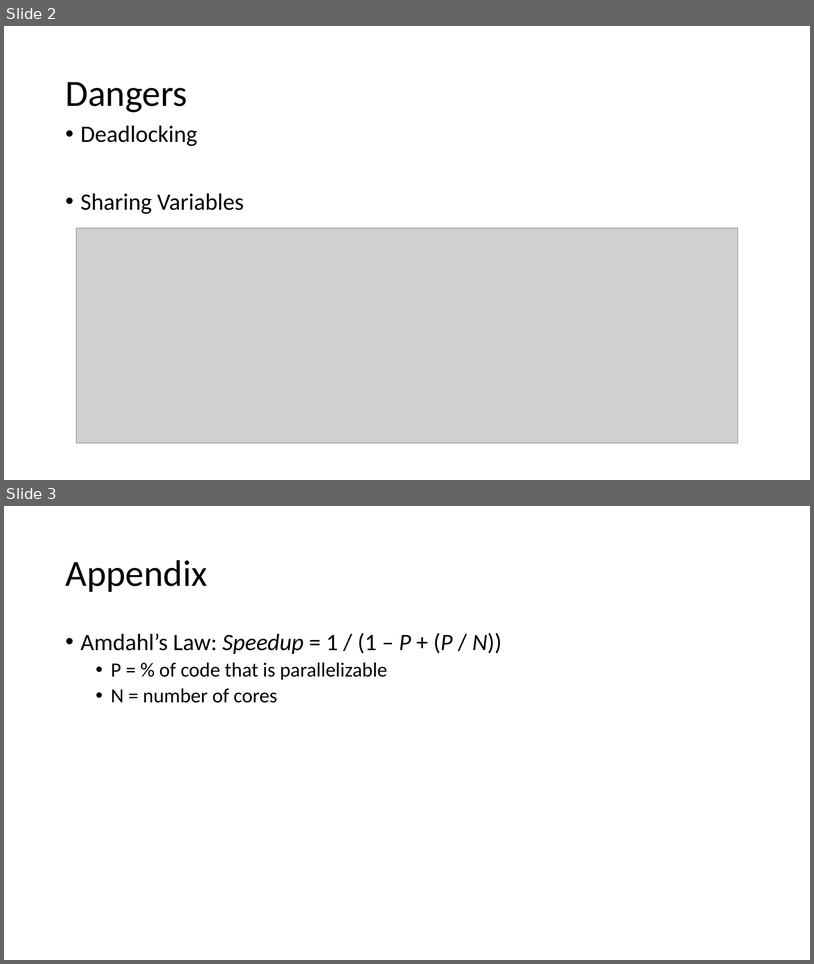
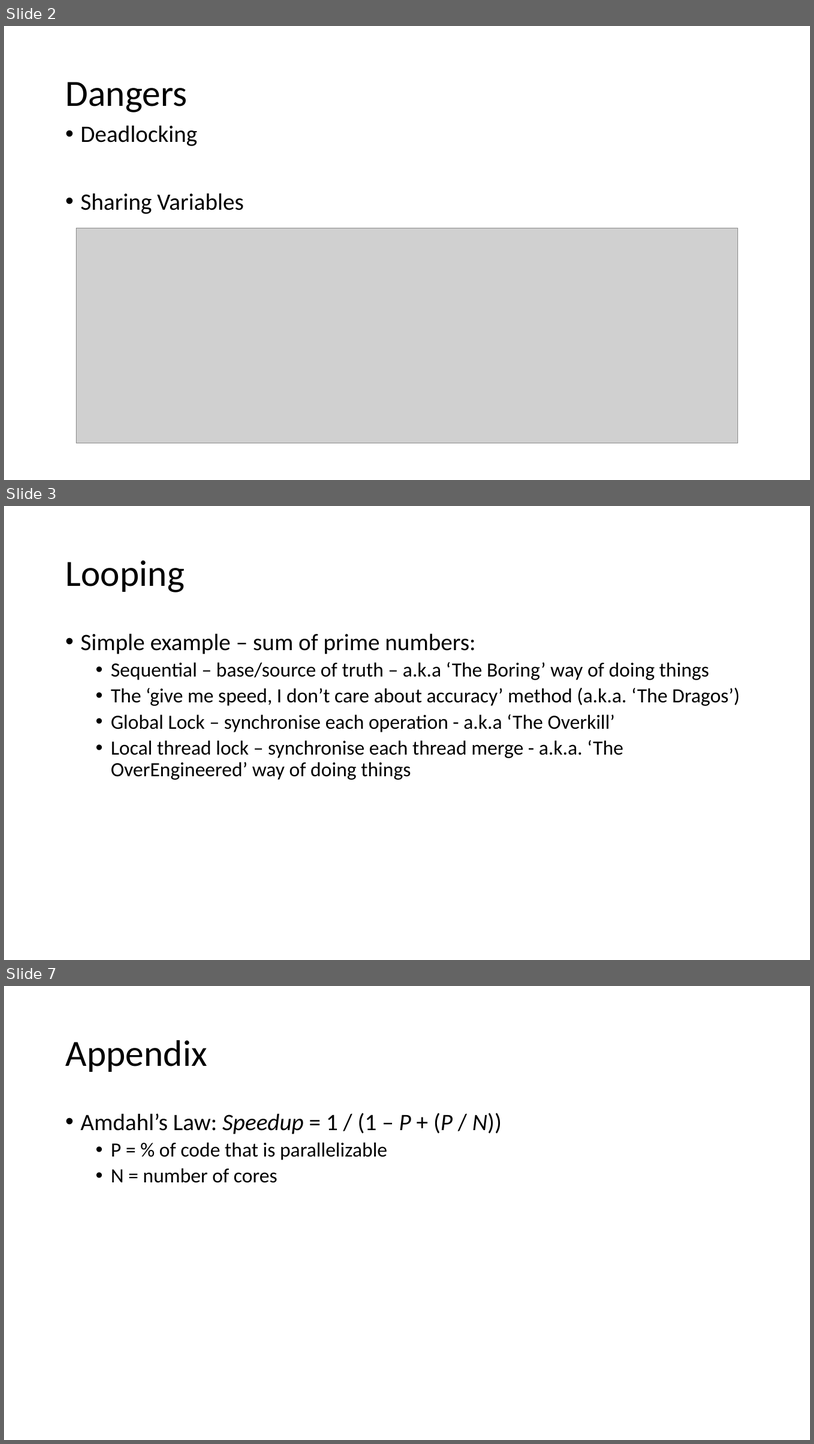
Before and after one commit to Ch3loo19/ConcurrencyDotNet, a slide deck: Concurrency/AdditionalInfo/SlidesDesu/GeekSlides.pptx. Shown one above the other, each under a label of ours: slides 2 and 3 before the commit, slides 2, 3 and 7 after it; the slides between them are not shown. The pictures are 814x964 and 814x1444 pixels, drawn with LibreOffice and Linux fonts; fonts in the diff are those of the drawing; grey boxes stand for pictures. Boxes give left, top, right and bottom in pixels: in the first picture for what was removed or moved away, otherwise in the second. Text is boxed around its words. In the diff, an @@ line names an element or a change of style, - is before the commit and + after.

```diff
--- a/Concurrency/AdditionalInfo/SlidesDesu/GeekSlides.pptx
+++ b/Concurrency/AdditionalInfo/SlidesDesu/GeekSlides.pptx
@@ slide 3 added at bbox=[4, 506, 810, 960], background #FFFFFF @@
@@ title added at bbox=[65, 560, 185, 592], 44 pt, text #000000 @@
+Looping
@@ text added at bbox=[81, 633, 740, 780], 24 pt, text #000000 @@
+• Simple example – sum of prime numbers:
+  • Sequential – base/source of truth – a.k.a ‘The Boring’ way of doing things
+  • The ‘give me speed, I don’t care about accuracy’ method (a.k.a. ‘The Dragos’)
+  • Global Lock – synchronise each operation - a.k.a ‘The Overkill’
+  • Local thread lock – synchronise each thread merge - a.k.a. ‘The OverEngineered’ way of doing things
@@ what was slide 3 is now slide 7 @@
```
Also in this commit, not shown: 1 slide changed, 3 other slides added, 2 other files.
